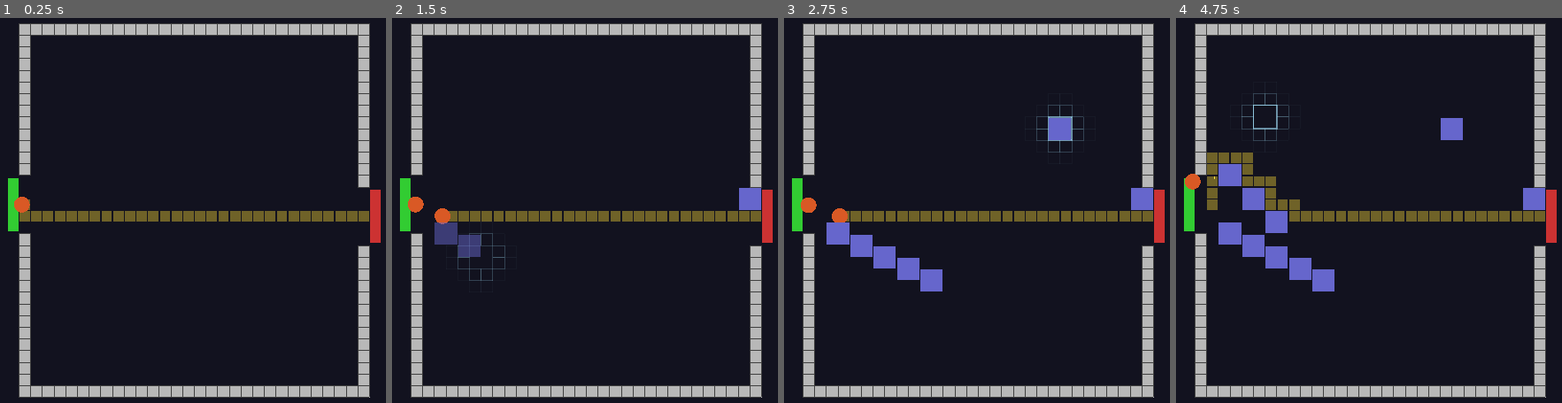
Above: before the commit, frames 1-4 (left to right).
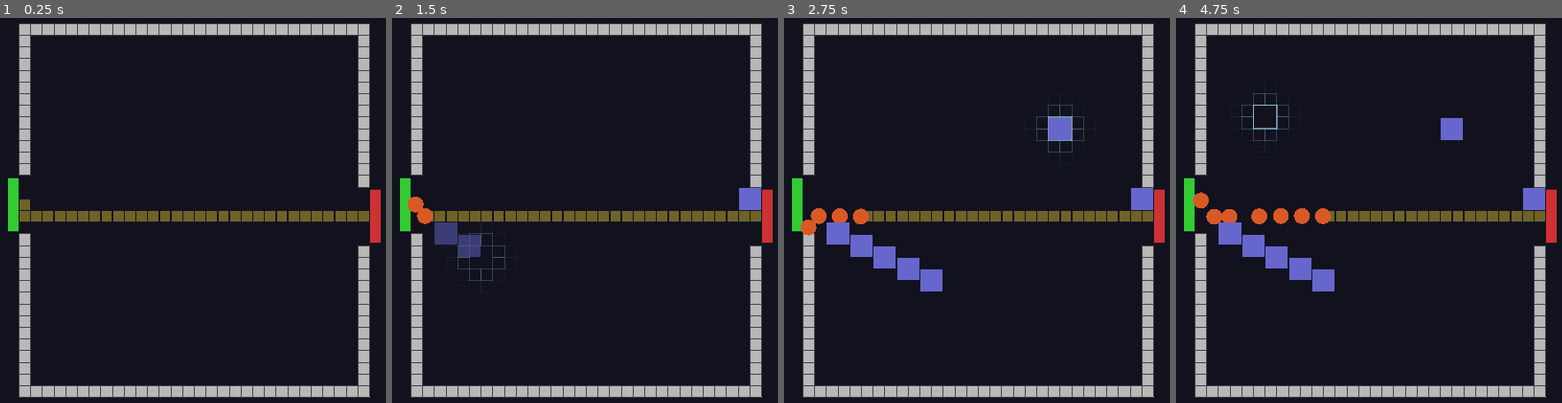
Above: after the commit, the same moments.

Repository: TimGoergen/critter-quitters
Game: Godot game, scene res://Main.tscn
The game is run twice, just before and just after one commit, with the same random seed, the same clock (stepped at 60 frames per second) and the same inputs.
Inputs (mouse positions are in pixels of both pictures, inside the frame that each line leads up to):
- Up to frame 1 (0.25 s): no input
- Up to frame 2 (1.5 s): tap Enter at 0.5 s; move the mouse to (743, 191) at 0.52 s; click (743, 191) at 0.67 s; tap Space at 1.25 s; drag from (446, 229) to (550, 291) at 1.27 s
- Up to frame 3 (2.75 s): move the mouse to (1050, 121) at 2.02 s; click (1050, 121) at 2.17 s
- Up to frame 4 (4.75 s): drag from (1334, 291) to (outside the picture) at 2.77 s; move the mouse to (outside the picture) at 3.52 s; click (outside the picture) at 3.67 s; drag from (outside the picture) to (1264, 110) at 4.27 s

The runs differ from the first frame. In frame 1, 0.1% of the frame differs, in the area x 3-8%, y 46-51%; in frame 2, 0.3%; in frame 3, 0.6%; in frame 4, 3.2%, in the area x 2-41%, y 34-56%.

Commit message:
Tune trap/wave balance and harden multi-trap placement
- Snap Trap damage 5 → 1.5 (15% of Ant HP), cooldown 0.5 → 1.0s
- Projectile size derived from enemy cylinder dimensions at 10%
- WAVE_SIZE 3 → 10; SPAWN_INTERVAL 1.2 → 0.6s; first enemy now
  waits the same interval as all subsequent spawns
- _try_place_trap returns bool; drag placement stops on first
  validation failure instead of skipping invalid cells and continuing

Co-Authored-By: Claude Sonnet 4.6 <noreply@anthropic.com>

Diff:
--- a/game/arena/Arena.gd
+++ b/game/arena/Arena.gd
@@ -78,8 +78,8 @@
 var _active_enemies: Array[Node3D] = []
 
 # Wave spawning — enemies launch one at a time with a small gap between them.
-const WAVE_SIZE: int = 3
-const SPAWN_INTERVAL: float = 1.2   # seconds between each enemy in the wave
+const WAVE_SIZE: int = 10
+const SPAWN_INTERVAL: float = 0.6   # seconds between each enemy in the wave
 var _enemies_left_to_spawn: int = 0
 
 # The path currently drawn as yellow markers. Updated on every grid change
@@ -249,7 +249,8 @@
 		var cells := _get_trap_cells(anchor)
 		if _footprint_overlaps_enemy(cells):
 			break
-		_try_place_trap(anchor)
+		if not _try_place_trap(anchor):
+			break
 	_drag_anchors.clear()
 	_drag_origin = Vector2i(-1, -1)
 
@@ -310,24 +311,25 @@
 	_drag_ghosts.clear()
 
 
-func _try_place_trap(anchor: Vector2i) -> void:
+func _try_place_trap(anchor: Vector2i) -> bool:
 	anchor = _clamp_to_anchor(anchor)
 	var cells := _get_trap_cells(anchor)
 	if cells.is_empty():
-		return
+		return false
 
 	for cell in cells:
 		if not _grid.is_buildable(cell):
-			return
+			return false
 
 	if not _can_place_at(cells):
-		return
+		return false
 
 	for cell in cells:
 		_grid.place_trap(cell)
 		_trap_anchors[cell] = anchor
 
 	_spawn_trap(anchor)
+	return true
 
 
 func _try_remove_trap(cell: Vector2i) -> void:
@@ -500,7 +502,7 @@
 ## Begins spawning WAVE_SIZE enemies, one every SPAWN_INTERVAL seconds.
 func _start_wave() -> void:
 	_enemies_left_to_spawn = WAVE_SIZE
-	_spawn_next_in_wave()
+	get_tree().create_timer(SPAWN_INTERVAL).timeout.connect(_spawn_next_in_wave)
 
 
 ## Spawns one enemy then schedules the next, until the wave is exhausted.
--- a/game/traps/Projectile.gd
+++ b/game/traps/Projectile.gd
@@ -7,6 +7,7 @@
 
 extends Node3D
 
+const Grid = preload("res://arena/Grid.gd")
 
 # ---------------------------------------------------------------------------
 # Constants
@@ -67,8 +68,9 @@
 func _spawn_visual() -> void:
 	var mi  := MeshInstance3D.new()
 	var box := BoxMesh.new()
-	# 3×5 px at ~30 px/cell ≈ 0.10 × 0.17 world units; thin in Y.
-	box.size = Vector3(0.10, 0.04, 0.17)
+	# 10% of the enemy cylinder: diameter = CELL_SIZE * 1.35, height = CELL_SIZE * 0.5
+	var s   := Grid.CELL_SIZE * 0.1
+	box.size = Vector3(s * 1.35, s * 0.5, s * 1.35)
 	mi.mesh  = box
 
 	var mat           := StandardMaterial3D.new()
--- a/game/traps/Trap.gd
+++ b/game/traps/Trap.gd
@@ -38,7 +38,7 @@
 ##   cooldown — seconds between shots; 0.0 = passive (no shots fired)
 ##   color    — placeholder box colour (replaced by ASCII billboard in Phase 3)
 const STATS := {
-	TrapType.SNAP_TRAP:  { "damage": 5.0,  "range": 3.5, "cooldown": 0.5, "color": Color(0.40, 0.40, 0.80) },
+	TrapType.SNAP_TRAP:  { "damage": 1.5,  "range": 3.5, "cooldown": 1.0, "color": Color(0.40, 0.40, 0.80) },
 	TrapType.ZAPPER:     { "damage": 25.0, "range": 6.0, "cooldown": 2.5, "color": Color(0.90, 0.85, 0.20) },
 	TrapType.FOGGER:     { "damage": 15.0, "range": 4.0, "cooldown": 2.0, "color": Color(0.60, 0.90, 0.60) },
 	TrapType.GLUE_BOARD: { "damage": 0.0,  "range": 3.0, "cooldown": 0.0, "color": Color(0.80, 0.70, 0.30) },
Not shown, added: game/traps/Projectile.gd.uid
Not shown, added: game/traps/Trap.gd.uid
